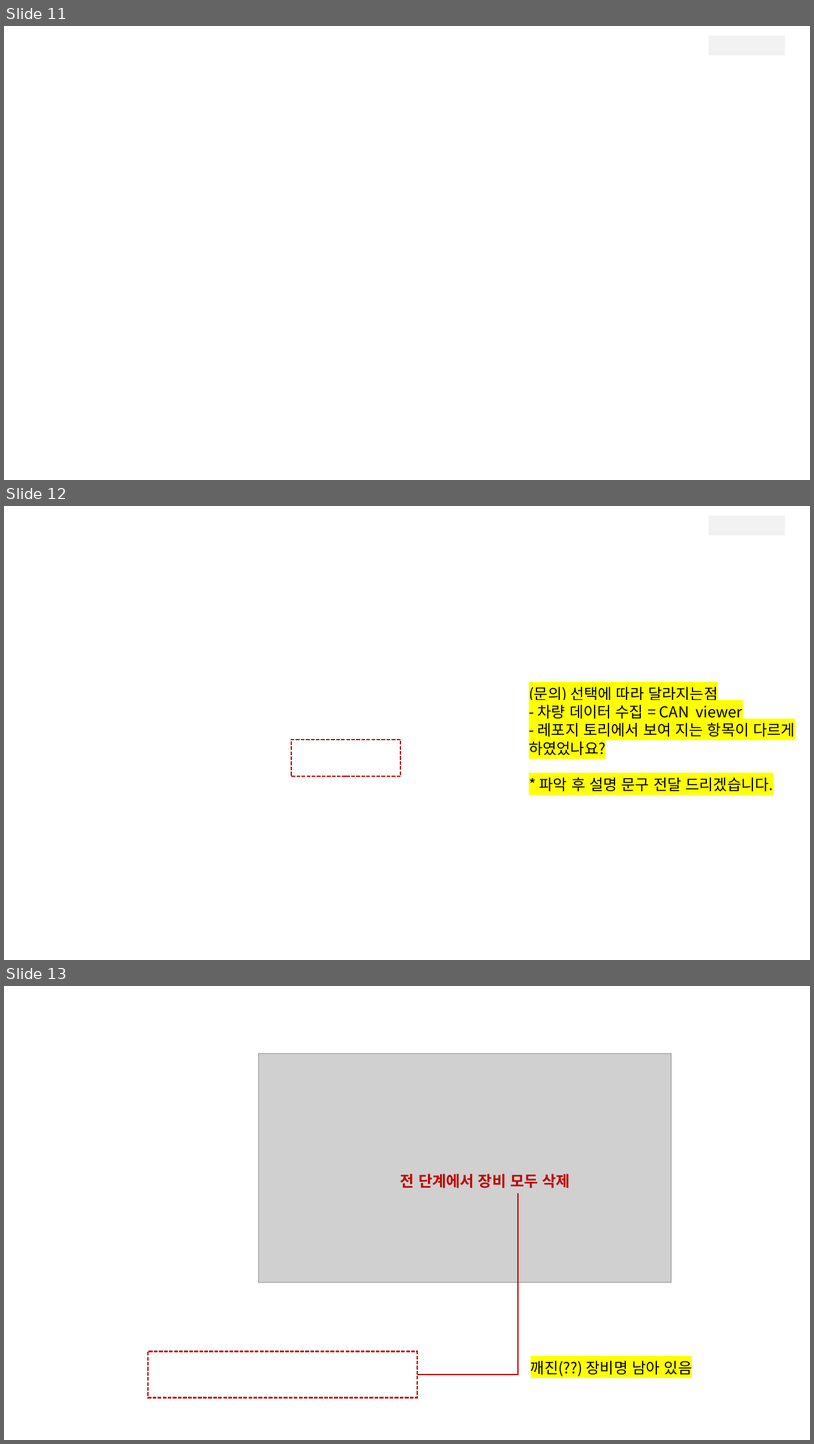
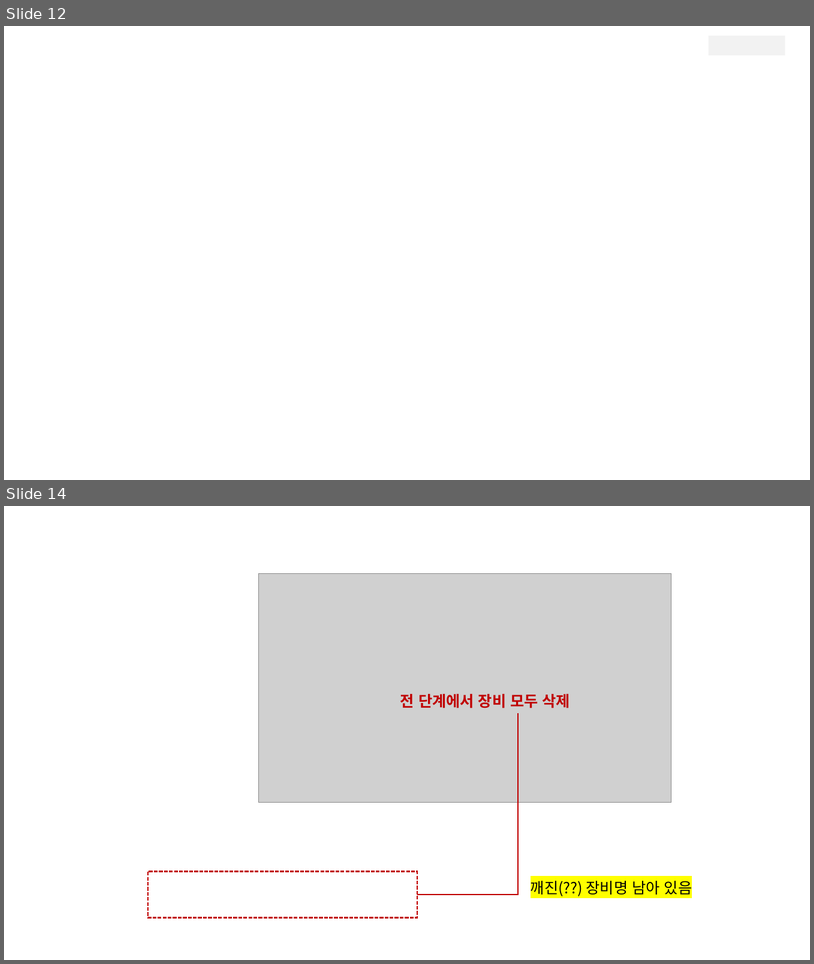
Before and after one commit to bigdata-car/kadap-manual, a slide deck: assets/06-dataspace/image.pptx. Shown one above the other, each under a label of ours: slides 11, 12 and 13 before the commit, slides 12 and 14 after it; the slides between them are not shown. The pictures are 814x1444 and 814x964 pixels, drawn with LibreOffice and Linux fonts; fonts in the diff are those of the drawing; grey boxes stand for pictures; background and template pictures are left out. Boxes give left, top, right and bottom in pixels: in the first picture for what was removed or moved away, otherwise in the second. Text is boxed around its words. In the diff, an @@ line names an element or a change of style, - is before the commit and + after.

```diff
--- a/assets/06-dataspace/image.pptx
+++ b/assets/06-dataspace/image.pptx
@@ slide 12 removed at (4, 506, 810, 960), background picture (left out) @@
@@ rectangle removed at (709, 516, 786, 535) @@
@@ text removed at (529, 687, 796, 791) @@
-(문의) 선택에 따라 달라지는점
-- 차량 데이터 수집 = CAN viewer
-- 레포지 토리에서 보여 지는 항목이 다르게 하였었나요?
-* 파악 후 설명 문구 전달 드리겠습니다.
@@ rectangle removed at (291, 739, 401, 776) @@
@@ what was slide 11 is now slide 12 @@
@@ what was slide 13 is now slide 14 @@
```
Also in this commit, not shown: 1 slide changed, 8 slides added.
